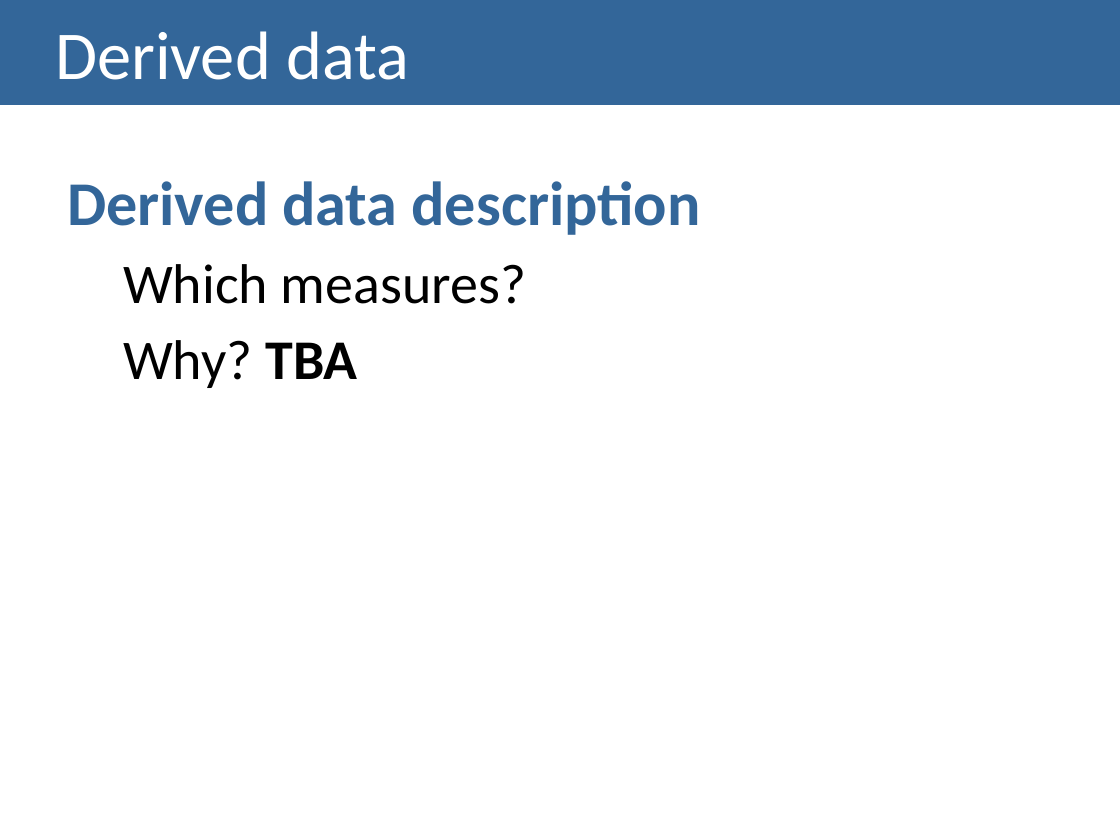
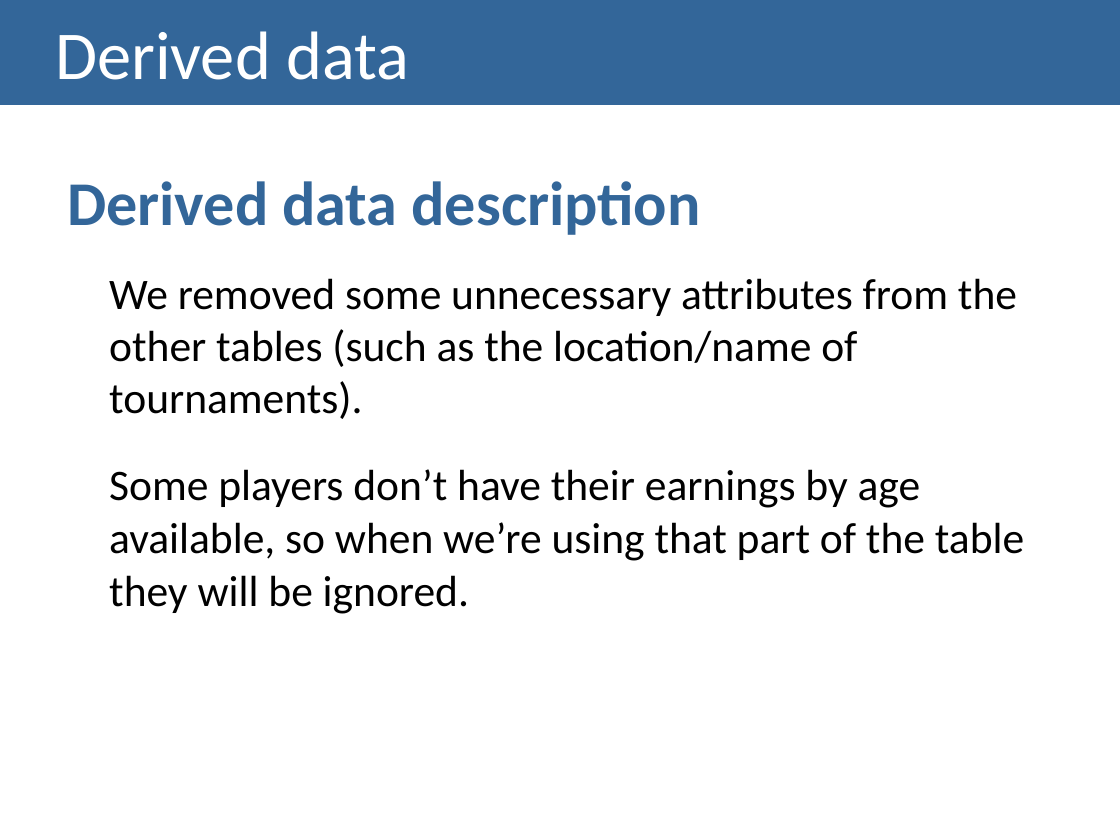
Before and after one commit to lucasrafael98/IV1819-esports, a slide deck: slide 6 of docs/Checkpoint II - Presentation.pptx. Drawn at 1120x840 pixels with LibreOffice and Linux fonts; fonts in the diff are those of the drawing. Boxes give left, top, right and bottom in pixels: in the first picture for what was removed or moved away, otherwise in the second. Text is boxed around its words. In the diff, an @@ line names an element or a change of style, - is before the commit and + after.

```diff
--- a/docs/Checkpoint II - Presentation.pptx
+++ b/docs/Checkpoint II - Presentation.pptx
@@ text at box(109, 278, 1024, 614): text changed; size 36 to 28 pt @@
-  Which measures?
-  Why? TBA
+We removed some unnecessary attributes from the other tables (such as the location/name of tournaments).
+Some players don’t have their earnings by age available, so when we’re using that part of the table they will be ignored.
```
Also in this commit, not shown: 5 other slides changed, 1 slide added.
